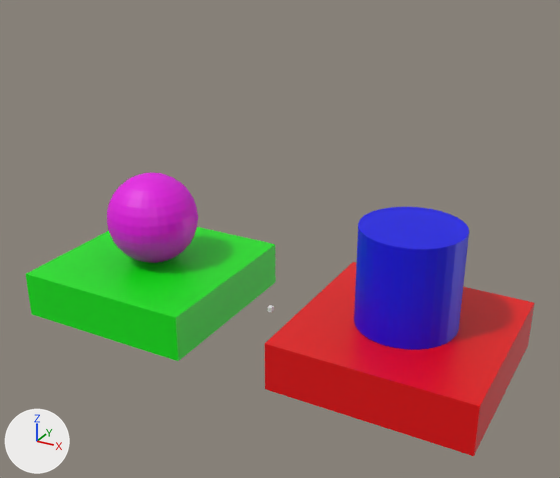
A saved change to the glTF model prot/prot.glb.
Rendered twice from a camera (50 mm lens) standing at (1.44, -2.53, 1.6) and looking at (0.07, -0.05, 0.36). The axes (+X, +Y, +Z) are drawn at lower left. The lights are the same throughout. Where no turn or scale is listed for an object, it has been applied to the vertices.

Names of what the first picture shows: 'entyu', 'hidari dodai', 'kyu', 'migi dodai'.
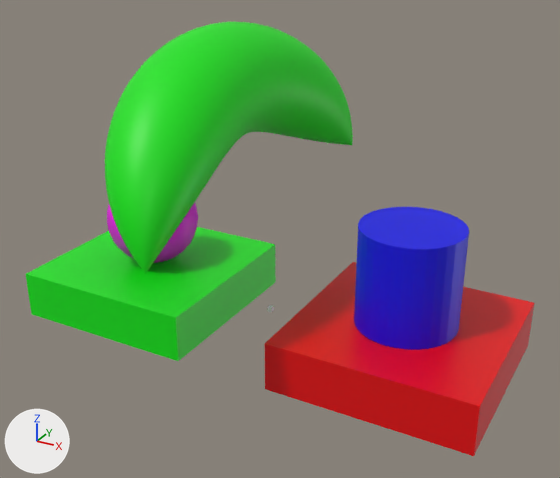
Patch to the scene script:
```diff
--- a/prot/prot.glb.py
+++ b/prot/prot.glb.py
@@ mat_kami @@
+mat_kami = principled_material('kami')
+mat_kami.base_color = (0.0, 0.8, 0.00174)  # green #00e706
@@ me_kami @@
+me_kami.from_pydata(...)  # 2304 vertices, 4512 faces; spans x -2.02..2.0, y -0.14..1.06, z 0.0..1.64
+me_kami.materials.append(mat_kami)  # green #00e706
@@ ob_kami @@
-ob_kami = bpy.data.objects.new('kami', None)
-ob_kami.location = (0.0, 0.0, 0.0)
+ob_kami = bpy.data.objects.new('kami', me_kami)
+ob_kami.location = (0.0, 0.0, 0.51)
+ob_kami.rotation_euler = (0.0, 0.0, 1.569)  # degrees (0, 0, 90)
+ob_kami.scale = (0.4, 0.4, 0.4)
```

Where the change shows, as pixel boxes (x1, y1, x2, y2) in the pictures (560 x 478 px):
'kami', now drawn (green): after (105, 22, 353, 274)
'kyu', unchanged, covered by the edit: before (107, 173, 198, 263); after (107, 202, 198, 263)
